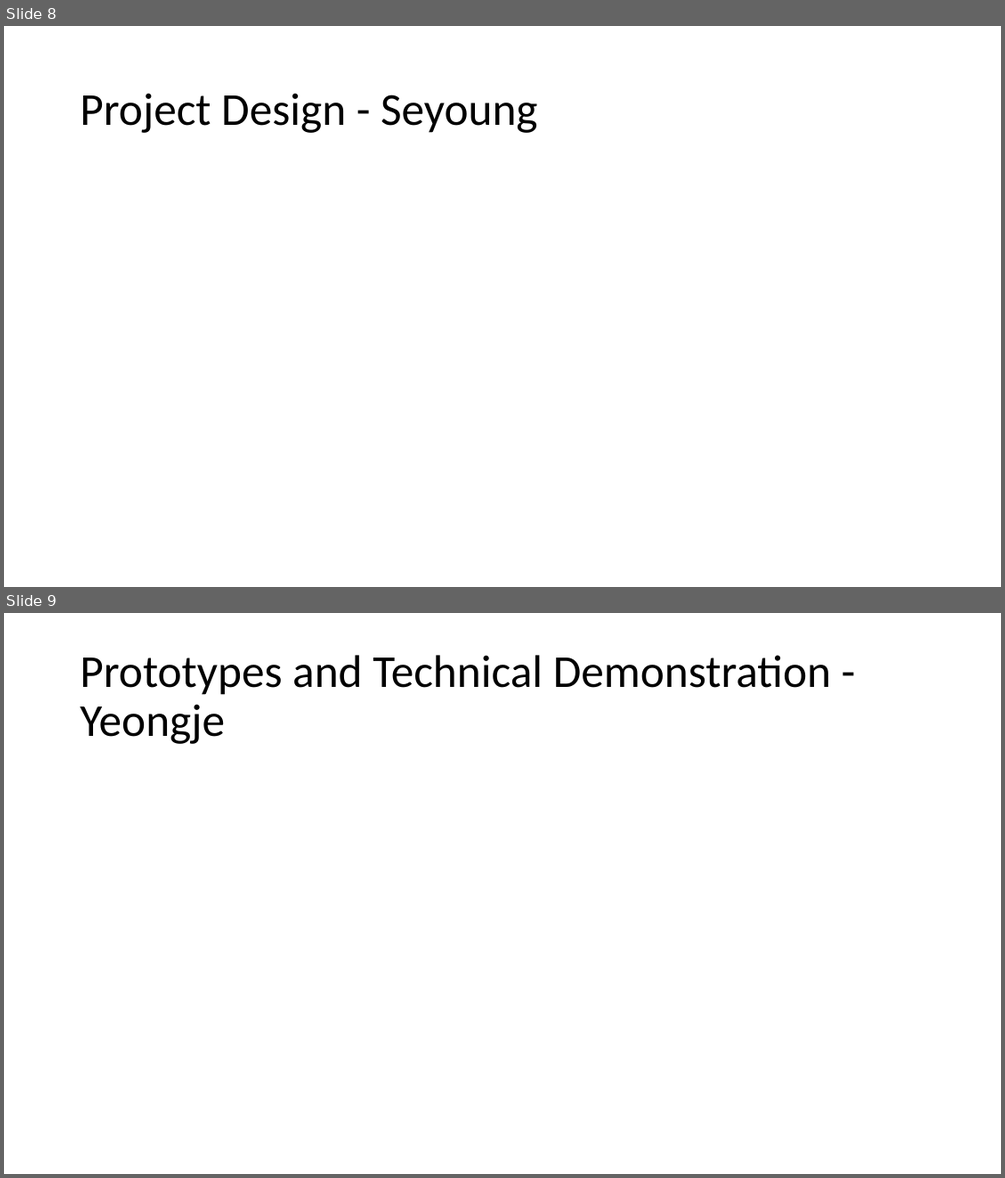
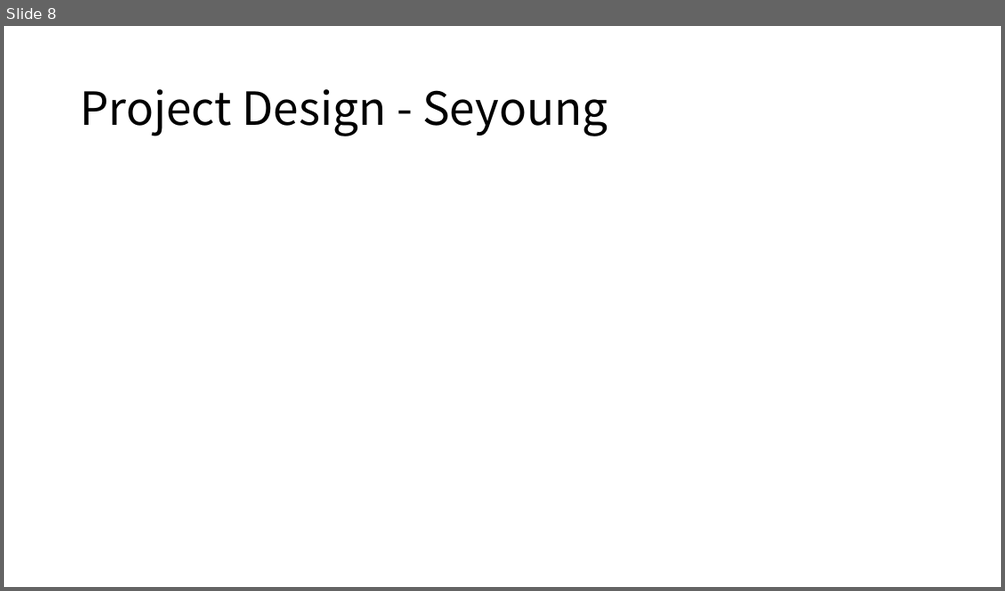
Before and after one commit to BrissyKim/group14, a slide deck: Capstone Management.pptx. Shown one above the other, each under a label of ours: slides 8 and 9 before the commit, slide 8 after it. The pictures are 1005x1178 and 1005x591 pixels, drawn with LibreOffice and Linux fonts; fonts in the diff are those of the drawing. Boxes give left, top, right and bottom in pixels: in the first picture for what was removed or moved away, otherwise in the second. Text is boxed around its words. In the diff, an @@ line names an element or a change of style, - is before the commit and + after.

Commit message:
YeongJe

```diff
--- a/Capstone Management.pptx
+++ b/Capstone Management.pptx
@@ slide 9 removed at (4, 613, 1001, 1174), background #FFFFFF @@
@@ title removed at (80, 655, 831, 744) @@
-Prototypes and Technical Demonstration - Yeongje
@@ slide 8 changed as well @@
@@ title "Project Design - Seyoung" at (80, 89, 607, 136): font Calibri to Noto Sans CJK KR @@
```
Also in this commit, not shown: 7 other slides changed, 5 slides added.
